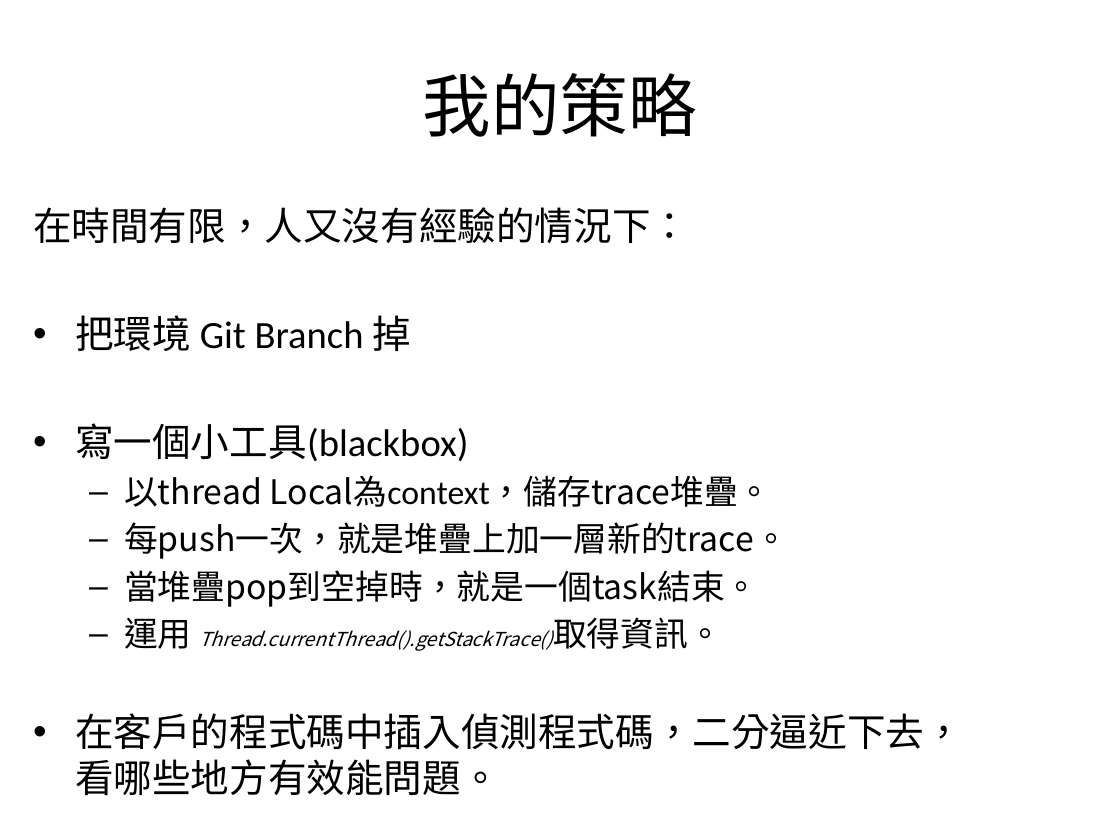
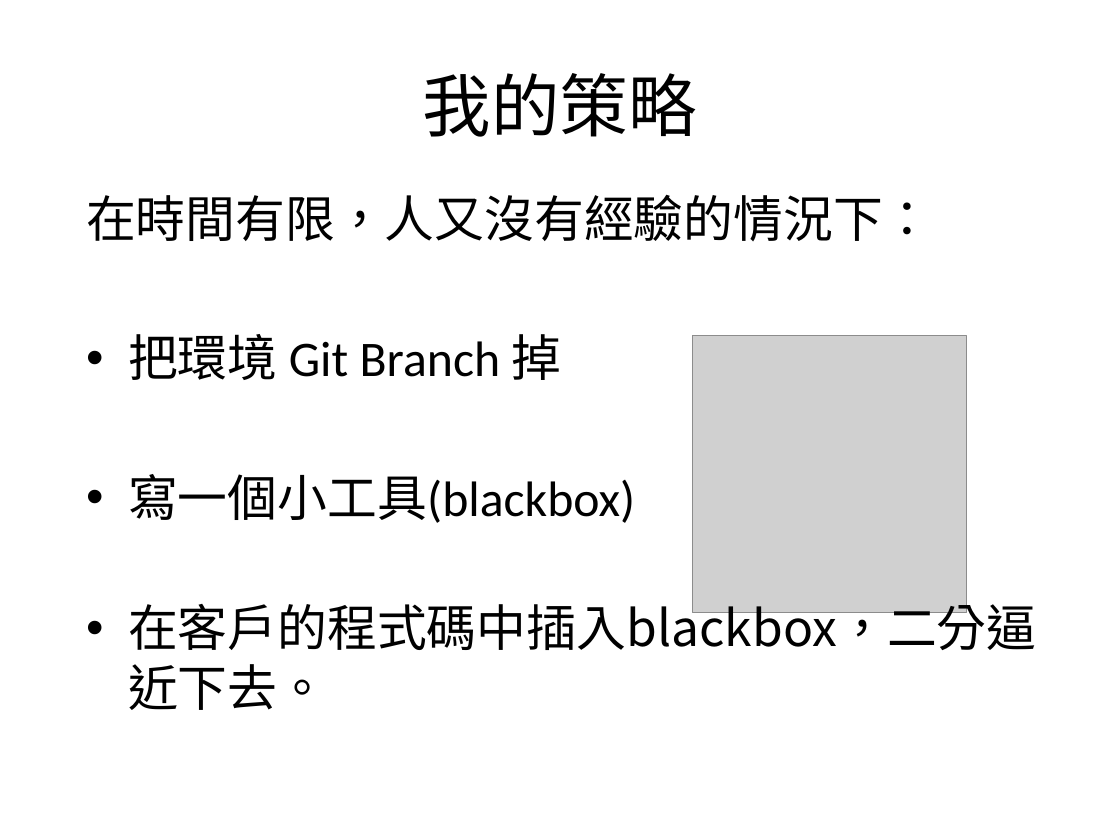
Before and after one commit to zanyking/java_two, a slide deck: slide 15 of 2013/Active Application Monitoring.pptx (slide 16 before the commit). Drawn at 1120x840 pixels with LibreOffice and Linux fonts; fonts in the diff are those of the drawing; grey boxes stand for pictures; background and template pictures are left out. Boxes give left, top, right and bottom in pixels: in the first picture for what was removed or moved away, otherwise in the second. Text is boxed around its words. In the diff, an @@ line names an element or a change of style, - is before the commit and + after.

```diff
--- a/2013/Active Application Monitoring.pptx
+++ b/2013/Active Application Monitoring.pptx
@@ text "在時間有限，人又沒有經驗的情況下：": place and size @@
-text "在時間有限，人又沒有經驗的情況下：" at (33,207,963,796)
+text "在時間有限，人又沒有經驗的情況下：" at (86,194,1036,710)
@@ text at (86,194,933,523): size 24.8 to 32 pt in "在時間有限，人又沒有經驗的情況下：", "把環境 Git Branch 掉", "寫一個小工具(blackbox)"; more space between paragraphs @@
@@ picture added at (692,336,967,613) @@
@@ text at (128,596,1036,710): text changed; size 21.7 to 32 pt @@
-  – 以thread Local為context，儲存trace堆疊。
-  – 每push一次，就是堆疊上加一層新的trace。
-  – 當堆疊pop到空掉時，就是一個task結束。
-  – 運用 Thread.currentThread().getStackTrace()取得資訊。
-• 在客戶的程式碼中插入偵測程式碼，二分逼近下去，看哪些地方有效能問題。
+• 在客戶的程式碼中插入blackbox，二分逼近下去。
```
Also in this commit, not shown: 4 other slides changed, 9 slides added, 2 slides removed, 31 other files.
